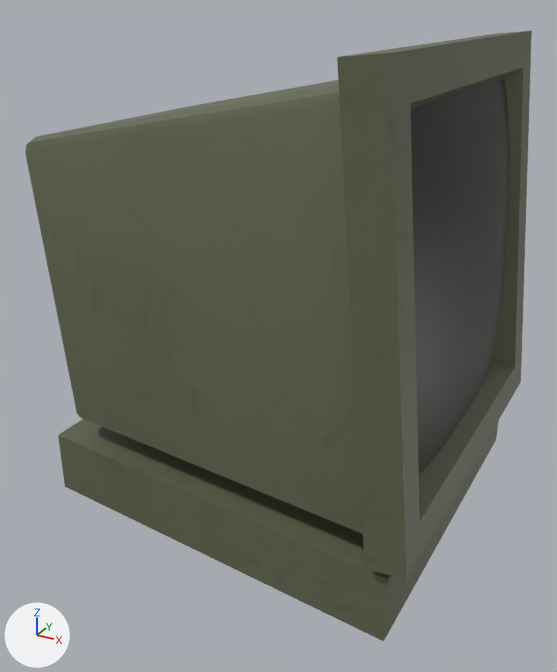
Two versions of the FBX model Assets/FBX/OfficeAssets/Computer_Office.fbx, one commit apart.
One viewpoint serves both versions: a camera (50 mm lens) standing at (1.055, -0.982, 0.947) and looking at (0.389, 0.23, 0.341). Every picture has the same lights, and +X, +Y and +Z are marked at lower left. The older version comes first. Where no turn or scale is listed for an object, it has been applied to the vertices. Vertices at exactly the same position are counted once.

Objects in the first picture: 'Compute_Office.001'.
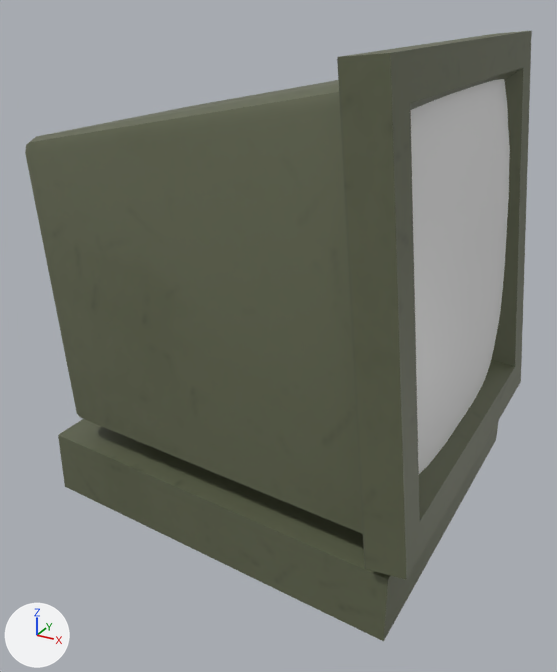
What differs and where, as boxes (x1, y1, x2, y2) in the pictures (557 x 672 px):
```json
{"part": 1, "of": "me_compute_office_002", "change": "recoloured", "before": [411, 79, 510, 474], "after": [411, 79, 510, 474], "on screen": "black to white"}
```

The change, as JSON lines over the scene's bpy script:
```json
{"op": "add", "block": "mat_material", "code": ["mat_material = principled_material('Material')", "mat_material.base_color = (0.8, 0.8, 0.8)  # white #e7e7e7"]}
{"block": "me_compute_office_002", "where": "me_compute_office_002.from_pydata(...)  # 145 vertices, 125 faces; spans x -0.013..0.783, y -0.092..0.65, z -0.003..0.888"}
{"block": "me_compute_office_002", "where": "# used by ob_compute_office_001; location = (0.0, 0.0, 0.0)"}
{"block": "me_compute_office_002", "change": "me_compute_office_002 part 1: 64 of the faces centred in x 0.69..0.758, y -0.016..0.574, z 0.215..0.802 switch from mat_m_office_props (picture img_office_kitbashing_m_office_props_basecolor_png) to mat_material (white #e7e7e7)"}
```
